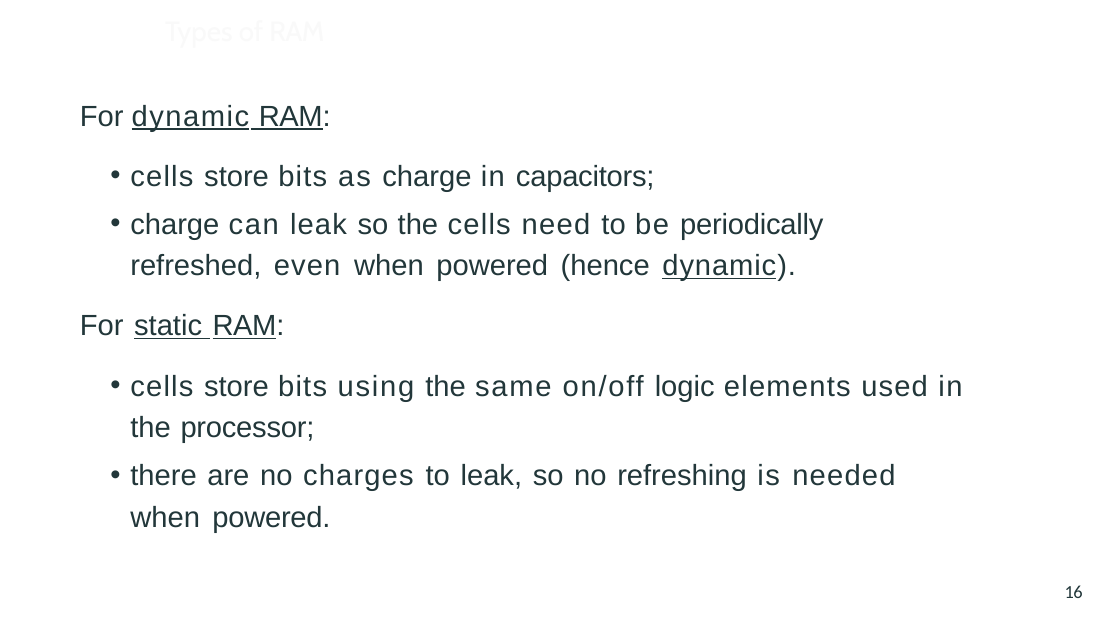
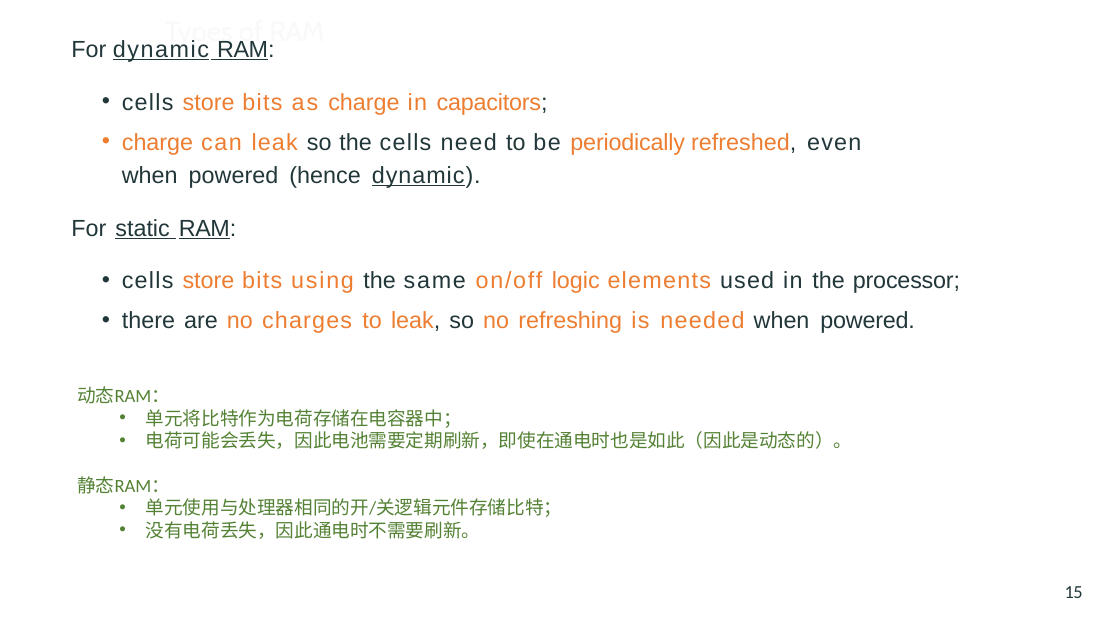
Before and after one commit to vcboy1/Leeds, a slide deck: slide 15 of 26fall/1860/Lecture/Week1.8/Lec 1.8.2 Memory.pptx (slide 16 before the commit). Drawn at 1120x630 pixels with LibreOffice and Linux fonts; fonts in the diff are those of the drawing. Boxes give left, top, right and bottom in pixels: in the first picture for what was removed or moved away, otherwise in the second. Text is boxed around its words. In the diff, an @@ line names an element or a change of style, - is before the commit and + after.

```diff
--- a/26fall/1860/Lecture/Week1.8/Lec 1.8.2 Memory.pptx
+++ b/26fall/1860/Lecture/Week1.8/Lec 1.8.2 Memory.pptx
@@ text "For dynamic RAM:": place and size @@
-text "For dynamic RAM:" at [80, 105, 962, 533]
+text "For dynamic RAM:" at [71, 40, 960, 333]
@@ text "For dynamic RAM:" at [71, 40, 960, 333]: size 25 to 20 pt; text colour #22373A to #ED7D31 in "store bits as charge in capacitors;", "charge can leak periodically refreshed,", "store bits using on/off logic elements", "no charges to leak, no refreshing is ..." @@
@@ title added at [165, 40, 324, 48], 23.8 pt, text #F9F9F9 @@
+Types of RAM
@@ text added at [77, 386, 853, 539], 16 pt, text #548235 @@
+动态RAM：
+  • 单元将比特作为电荷存储在电容器中；
+  • 电荷可能会丢失，因此电池需要定期刷新，即使在通电时也是如此（因此是动态的）。
+静态RAM：
+  • 单元使用与处理器相同的开/关逻辑元件存储比特；
+  • 没有电荷丢失，因此通电时不需要刷新。
@@ page number at [1065, 586, 1083, 598]: text changed @@
-16
+15
```
Also in this commit, not shown: 18 other slides changed, 3 slides removed, 16 other files.
